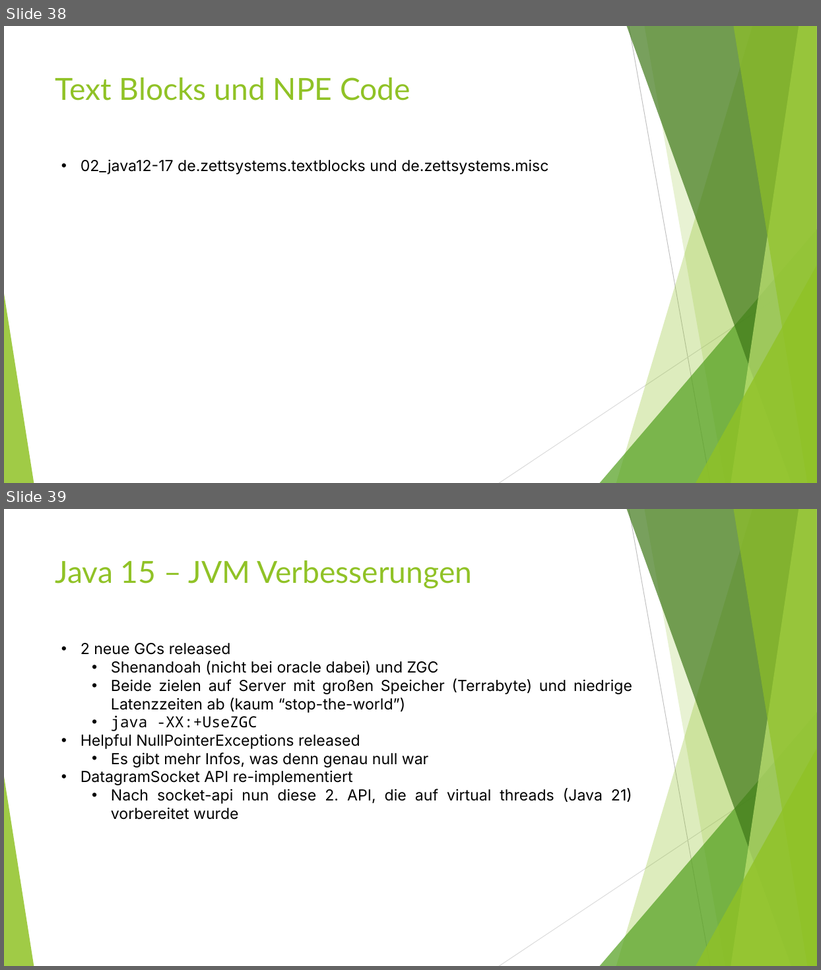
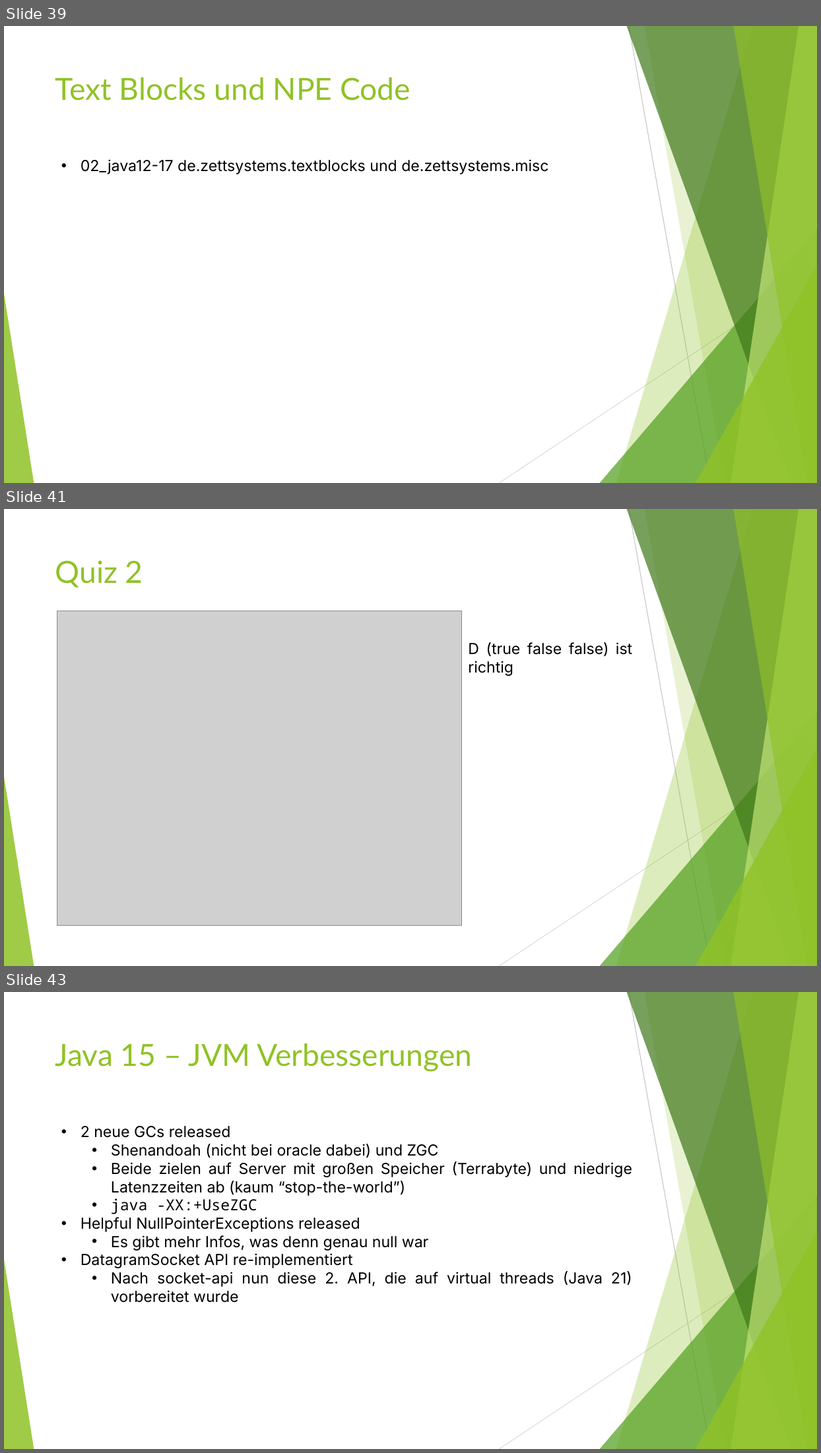
Before and after one commit to MichaelZett/20250210_java_12_17, a slide deck: Neuerungen_Java_12_17.pptx. Shown one above the other, each under a label of ours: slides 38 and 39 before the commit, slides 39, 41 and 43 after it; the slides between them are not shown. The pictures are 821x970 and 821x1453 pixels, drawn with LibreOffice and Linux fonts; fonts in the diff are those of the drawing; grey boxes stand for pictures. Boxes give left, top, right and bottom in pixels: in the first picture for what was removed or moved away, otherwise in the second. Text is boxed around its words. In the diff, an @@ line names an element or a change of style, - is before the commit and + after.

```diff
--- a/Neuerungen_Java_12_17.pptx
+++ b/Neuerungen_Java_12_17.pptx
@@ slide 41 added at (x1=4, y1=509, x2=817, y2=966), background #FFFFFF; not listed: 10 template elements that a slide beside it also shows @@
@@ title added at (x1=55, y1=560, x2=143, y2=588), 36 pt, text #90C226 @@
+Quiz 2
@@ picture added at (x1=57, y1=611, x2=462, y2=925) @@
@@ text added at (x1=468, y1=642, x2=632, y2=676), 18 pt, text #000000 @@
+D (true false false) ist richtig
@@ what was slide 38 is now slide 39 @@
@@ what was slide 39 is now slide 43 @@
```
Also in this commit, not shown: 3 slides changed, 4 other slides added, 1 other file.
